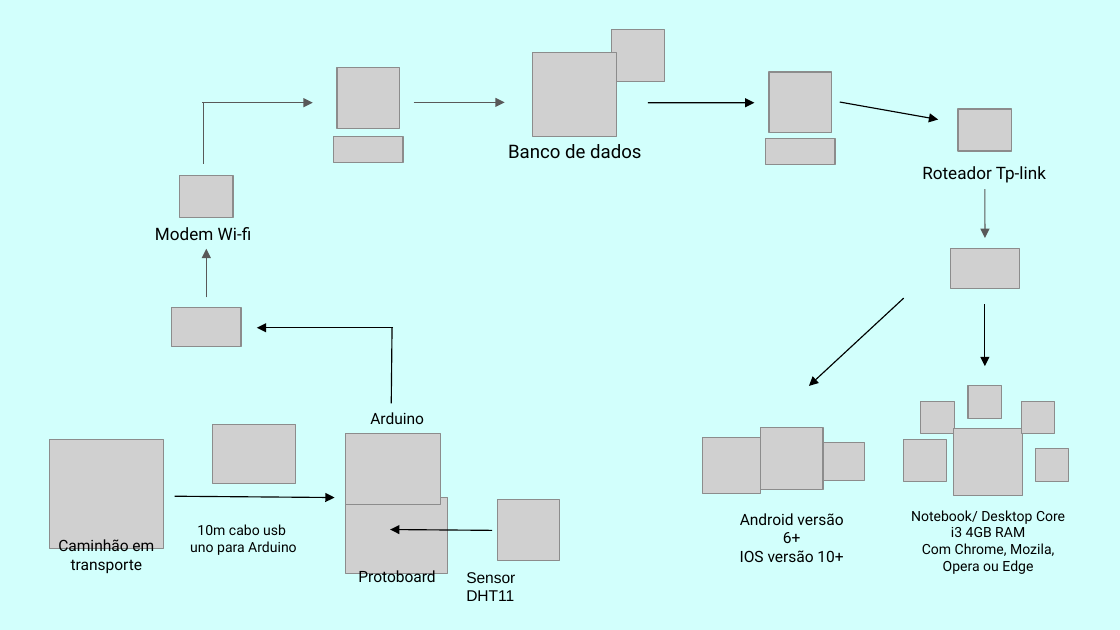
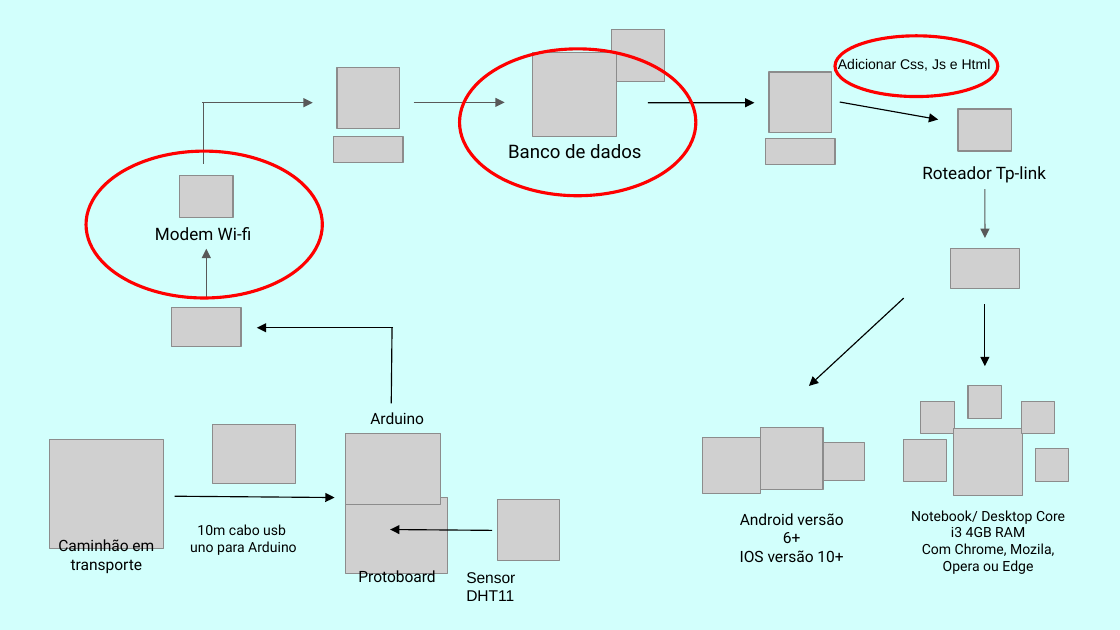
Before and after one commit to Biotec-Sprint02/Projeto-PI, a slide deck: slide 2 of Tecnologia da Informação/HLD&LLD.pptx. Drawn at 1120x630 pixels with LibreOffice and Linux fonts; fonts in the diff are those of the drawing; grey boxes stand for pictures. Boxes give left, top, right and bottom in pixels: in the first picture for what was removed or moved away, otherwise in the second. Text is boxed around its words. In the diff, an @@ line names an element or a change of style, - is before the commit and + after.

Commit message:
Envio do HLD e LLD solicitando as alteracoes

```diff
--- a/Tecnologia da Informação/HLD&LLD.pptx
+++ b/Tecnologia da Informação/HLD&LLD.pptx
@@ ellipse added at [459,49,696,196], outline #FF0000 2 pt @@
@@ ellipse added at [836,36,998,96], outline #FF0000 2 pt @@
@@ text added at [838,58,991,73], 9 pt, text #000000 @@
+Adicionar Css, Js e Html
@@ ellipse added at [86,151,323,298], outline #FF0000 2 pt @@
```
